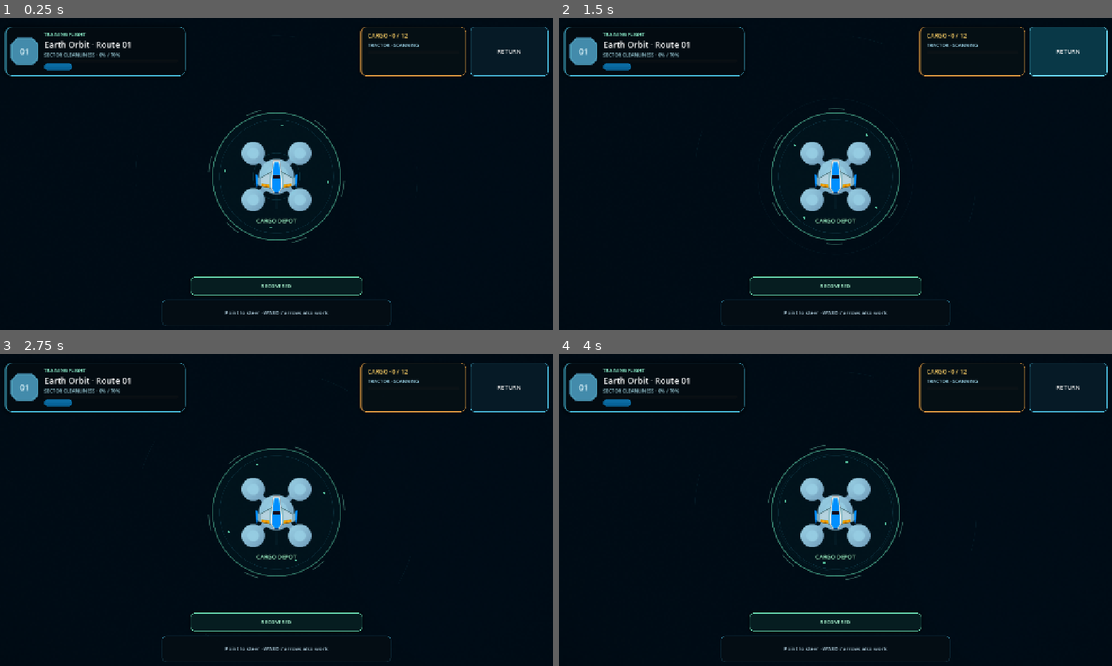
Above: before the commit, frames 1-4 (two rows, left to right).
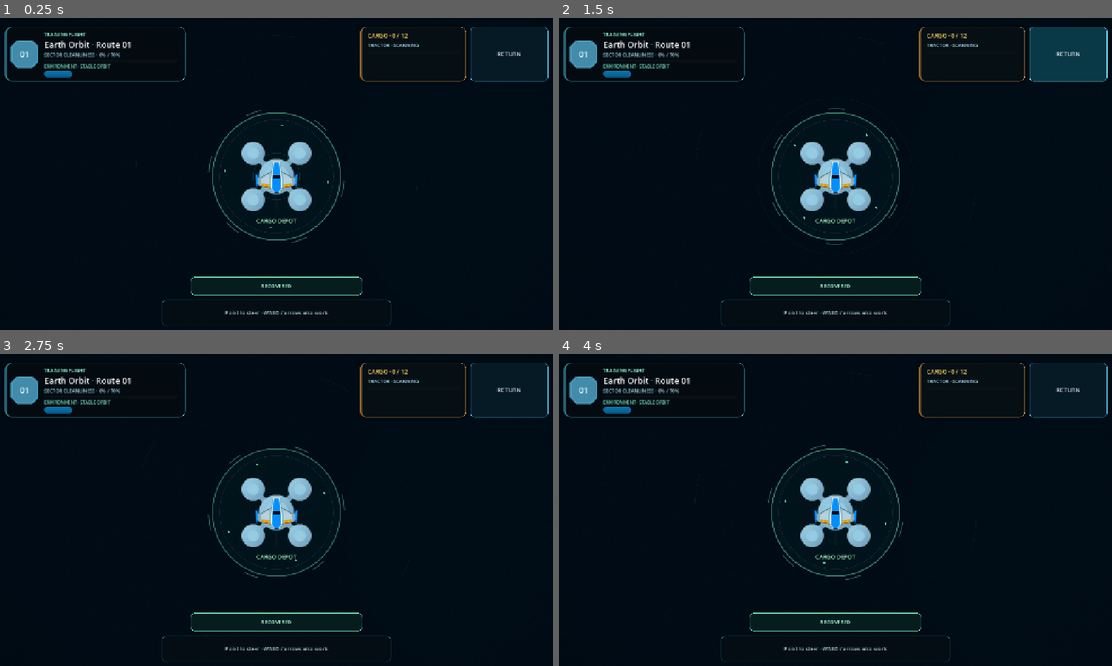
Above: after the commit, the same moments.

Repository: EwertonMendes/Orbital-Cleanup-Co.
Game: Godot game, scene res://src/ui/screens/flight/flight_screen.tscn
The game is run twice, just before and just after one commit, with the same random seed, the same clock (stepped at 60 frames per second) and the same inputs. This scene is started directly instead of the project's main scene.
Inputs (mouse positions are in pixels of both pictures, inside the frame that each line leads up to):
- Up to frame 1 (0.25 s): no input
- Up to frame 2 (1.5 s): tap Enter at 0.5 s; move the mouse to (957, 161) at 0.52 s; hold D 0.53-1.25 s; click (957, 161) at 0.67 s; click "RETURN" at 1.25 s
- Up to frame 3 (2.75 s): drag from (165, 528) to (276, 513) at 2.02 s
- Up to frame 4 (4 s): move the mouse to (890, 441) at 2.77 s; hold D 2.78-3.5 s; drag from (807, 575) to (664, 466) at 3.52 s

The runs differ from the first frame. In frame 1, 1.1% of the frame differs, in the area x 0-100%, y 6-21%; in frame 2, 1.3%; in frame 3, 1.1%; in frame 4, 1.1%.
Error in both runs: Assertion failed: SectorRuntime must be configured before entering the tree. (res://src/game/sector/sector_runtime.gd:47)

Commit message:
feat: integrate biome environments into flight and HUD

Diff:
--- a/src/game/environment/environment_runtime.gd
+++ b/src/game/environment/environment_runtime.gd
@@ -118,10 +118,11 @@
 		state["ship_force"] as Vector2,
 		float(state["speed_multiplier"])
 	)
-	_ship.tractor_beam.set_environment_modifiers(
-		float(state["scanner_multiplier"]),
-		float(state["tractor_multiplier"])
-	)
+	if _ship.tractor_beam != null:
+		_ship.tractor_beam.set_environment_modifiers(
+			float(state["scanner_multiplier"]),
+			float(state["tractor_multiplier"])
+		)
 	if _post_process != null:
 		_post_process.set_environment_state(
 			float(state["visibility"]),
--- a/src/ui/screens/flight/flight_screen.gd
+++ b/src/ui/screens/flight/flight_screen.gd
@@ -20,6 +20,8 @@
 @onready var sector_runtime: SectorRuntime = %SectorRuntime
 @onready var player_ship: PlayerShip = %PlayerShip
 @onready var flight_feedback: FlightFeedback = %FlightFeedback
+@onready var environment_runtime: EnvironmentRuntime = %EnvironmentRuntime
+@onready var environment_status: Label = %EnvironmentStatus
 
 var _context: Dictionary = {}
 var _router: SceneRouter
@@ -53,6 +55,8 @@
 	var runtime := get_node("World/SectorRuntime") as SectorRuntime
 	var backdrop := get_node("World/AmbientSpace") as SectorBackdrop
 	var ambient_motion := get_node("World/AmbientMotion") as AmbientOrbitLayer
+	var environment := get_node("World/EnvironmentRuntime") as EnvironmentRuntime
+	var post_process := get_node("WorldPost/WorldPostProcess") as WorldPostProcess
 	var feedback := get_node("FlightFeedback") as FlightFeedback
 	var depot := get_node("World/UnloadDepot") as UnloadZone
 	var ship := get_node("World/PlayerShip") as PlayerShip
@@ -60,6 +64,8 @@
 	assert(runtime != null, "FlightScreen requires SectorRuntime.")
 	assert(backdrop != null, "FlightScreen requires SectorBackdrop.")
 	assert(ambient_motion != null, "FlightScreen requires AmbientOrbitLayer.")
+	assert(environment != null, "FlightScreen requires EnvironmentRuntime.")
+	assert(post_process != null, "FlightScreen requires WorldPostProcess.")
 	assert(feedback != null, "FlightScreen requires FlightFeedback.")
 	assert(depot != null, "FlightScreen requires UnloadZone.")
 	assert(ship != null, "FlightScreen requires PlayerShip.")
@@ -70,8 +76,25 @@
 		runtime.configure_sector_definition(generated_definition)
 	_contract_session.configure(runtime.get_contract_context())
 	var biome_palette := runtime.get_biome_palette()
-	backdrop.configure(runtime.get_play_bounds(), biome_palette, runtime.get_biome_id())
-	ambient_motion.configure(runtime.get_play_bounds(), biome_palette)
+	var visual_profile := runtime.get_biome_visual_profile()
+	backdrop.configure(
+		runtime.get_play_bounds(),
+		biome_palette,
+		runtime.get_biome_id(),
+		visual_profile
+	)
+	ambient_motion.configure(
+		runtime.get_play_bounds(),
+		biome_palette,
+		runtime.get_biome_id(),
+		visual_profile
+	)
+	environment.configure(
+		runtime.get_environment_fields(),
+		runtime.get_play_bounds(),
+		biome_palette,
+		runtime.get_biome_id()
+	)
 	feedback.configure(biome_palette)
 
 	var deployment_position := runtime.get_depot_position()
@@ -85,6 +108,7 @@
 		_progression.get_ship_modifiers(),
 		_progression.get_ship_cosmetics()
 	)
+	environment.bind(ship, runtime, post_process)
 	print("[Flight] DEPLOYMENT position=(%.1f, %.1f) depot=(%.1f, %.1f)" % [
 		ship.position.x,
 		ship.position.y,
@@ -109,6 +133,7 @@
 	_contract_session.objective_changed.connect(_on_objective_changed)
 	_contract_session.target_reached.connect(_on_contract_target_reached)
 	_contract_session.perfect_cleanup_reached.connect(_on_perfect_cleanup_reached)
+	environment_runtime.environment_state_changed.connect(_on_environment_state_changed)
 	_contract_session.start()
 
 	toast_panel.modulate.a = 0.0
@@ -140,6 +165,7 @@
 	assert(sector_runtime != null, "FlightScreen requires SectorRuntime.")
 	assert(player_ship != null, "FlightScreen requires PlayerShip.")
 	assert(flight_feedback != null, "FlightScreen requires FlightFeedback.")
+	assert(environment_runtime != null and environment_status != null, "FlightScreen requires biome environment feedback.")
 	assert(sector_runtime.get_play_bounds().size.x > 0.0, "SectorRuntime must provide valid play bounds.")
 
 func _apply_responsive_layout() -> void:
@@ -235,6 +261,7 @@
 	var steering_hint := tr("FLIGHT_HINT_TOUCH") if _input_service.prefers_touch() else tr("FLIGHT_HINT_POINTER")
 	hint_label.text = "%s\n%s" % [steering_hint, tr("FLIGHT_VISUAL_LEGEND")]
 	%DepotLabel.text = tr("FLIGHT_DEPOT")
+	environment_status.text = tr("FLIGHT_ENVIRONMENT_FMT") % tr("ENV_STABLE_ORBIT")
 	_refresh_return_button()
 	_refresh_cleanup()
 
@@ -359,6 +386,15 @@
 	flight_feedback.cargo_unloaded(units, unload_zone.global_position)
 	beam_status.text = tr("FLIGHT_BEAM_SCANNING")
 
+func _on_environment_state_changed(label_key: String, intensity: float) -> void:
+	environment_status.text = tr("FLIGHT_ENVIRONMENT_FMT") % tr(label_key)
+	var calm := Color("#79e6c4")
+	var active := Color("#ffc857")
+	environment_status.add_theme_color_override(
+		"font_color",
+		calm.lerp(active, clampf(intensity, 0.0, 1.0))
+	)
+
 func _on_ship_bumped(intensity: float, _normal: Vector2) -> void:
 	flight_feedback.ship_bumped(intensity, player_ship.global_position)
 
--- a/src/ui/screens/flight/flight_screen.tscn
+++ b/src/ui/screens/flight/flight_screen.tscn
@@ -13,6 +13,7 @@
 [ext_resource type="Shader" path="res://src/game/visual/world_post_process.gdshader" id="11"]
 [ext_resource type="Script" path="res://src/game/visual/world_post_process.gd" id="12"]
 [ext_resource type="Script" path="res://src/game/visual/flight_feedback.gd" id="13"]
+[ext_resource type="Script" path="res://src/game/environment/environment_runtime.gd" id="14"]
 
 [sub_resource type="CircleShape2D" id="UnloadShape"]
 radius = 145.0
@@ -127,6 +128,10 @@
 
 [node name="SectorRuntime" parent="World" instance=ExtResource("9")]
 unique_name_in_owner = true
+
+[node name="EnvironmentRuntime" type="Node2D" parent="World"]
+unique_name_in_owner = true
+script = ExtResource("14")
 
 [node name="UnloadDepot" type="Area2D" parent="World"]
 unique_name_in_owner = true
@@ -300,6 +305,14 @@
 layout_mode = 2
 show_percentage = false
 
+[node name="EnvironmentStatus" type="Label" parent="HUD/HudRoot/SafeArea/Layout/TopBar/MissionCard/Margin/Row/Copy"]
+unique_name_in_owner = true
+layout_mode = 2
+theme_override_colors/font_color = Color(0.47, 0.90, 0.76, 1)
+theme_override_font_sizes/font_size = 10
+text = "ENVIRONMENT · STABLE ORBIT"
+clip_text = true
+
 [node name="Accent" type="TextureRect" parent="HUD/HudRoot/SafeArea/Layout/TopBar/MissionCard/Margin/Row/Copy"]
 modulate = Color(0.34, 0.86, 0.98, 0.7)
 custom_minimum_size = Vector2(64, 16)
Not shown, changed: i18n/en.po
Not shown, changed: i18n/es_ES.po
Not shown, changed: i18n/pt_BR.po
Not shown: 1 places in src/ui/screens/flight/flight_screen.tscn that only renumber resources
Not shown, changed: tools/validate_bootstrap.py
Not shown, changed: tools/validate_content.py
